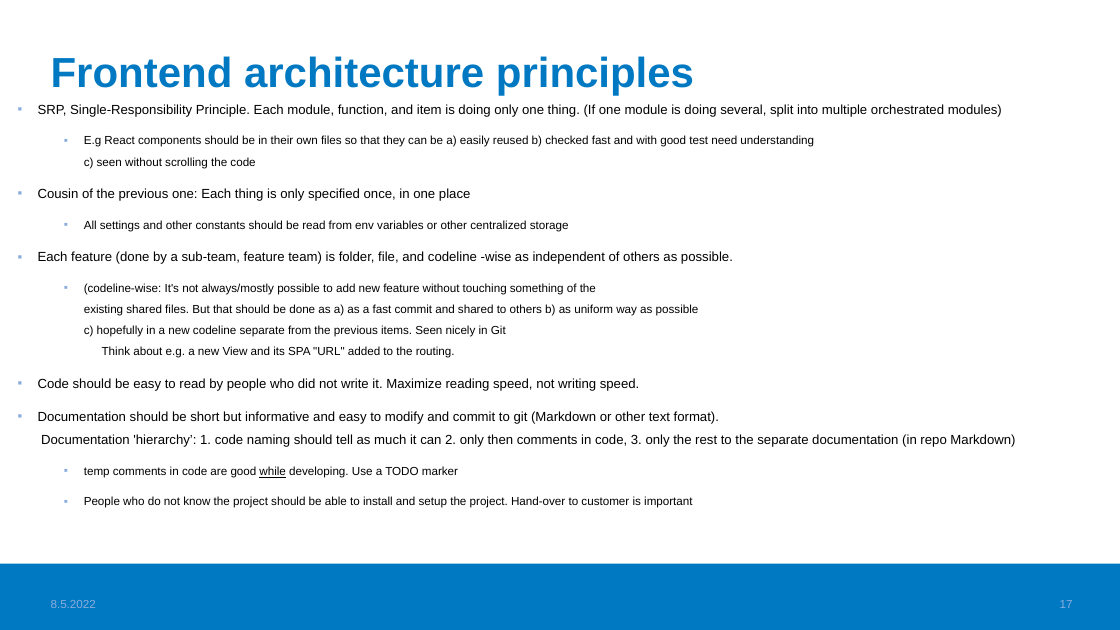
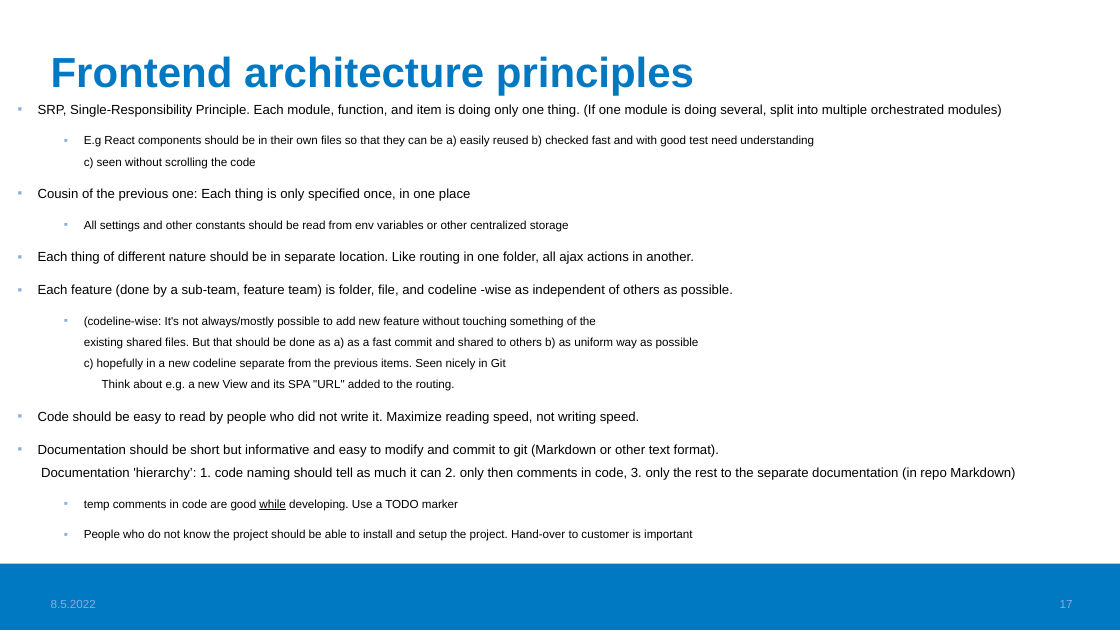
Before and after one commit to valju/docs_frontend_design, a slide deck: slide 17 of FrontendStuff_ForExam.pptx. Drawn at 1120x630 pixels with LibreOffice and Linux fonts; fonts in the diff are those of the drawing; background and template pictures are left out. Boxes give left, top, right and bottom in pixels: in the first picture for what was removed or moved away, otherwise in the second. Text is boxed around its words. In the diff, an @@ line names an element or a change of style, - is before the commit and + after.

Commit message:
Frontend exam reading list replaced with PowerPoint version FrontendStuff_ForExam

```diff
--- a/FrontendStuff_ForExam.pptx
+++ b/FrontendStuff_ForExam.pptx
@@ text at box(38, 251, 694, 264): paragraph added @@
+▪ Each thing of different nature should be in separate location. Like routing in one folder, all ajax actions in another.
```
Also in this commit, not shown: 1 other file.
